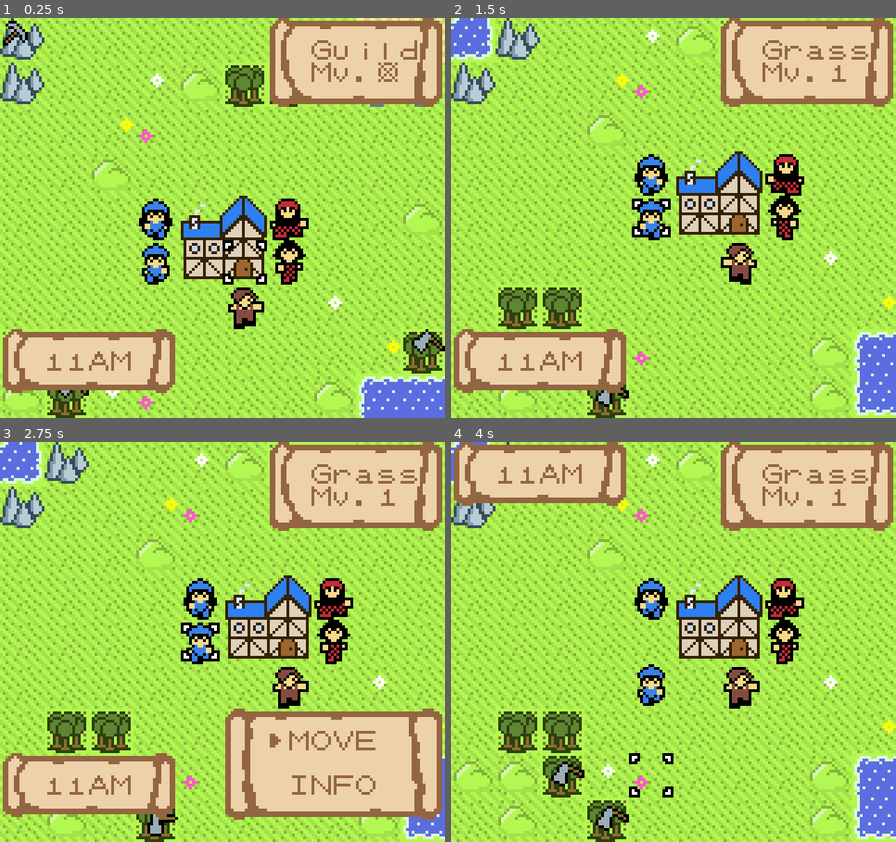
Above: before the commit, frames 1-4 (two rows, left to right).
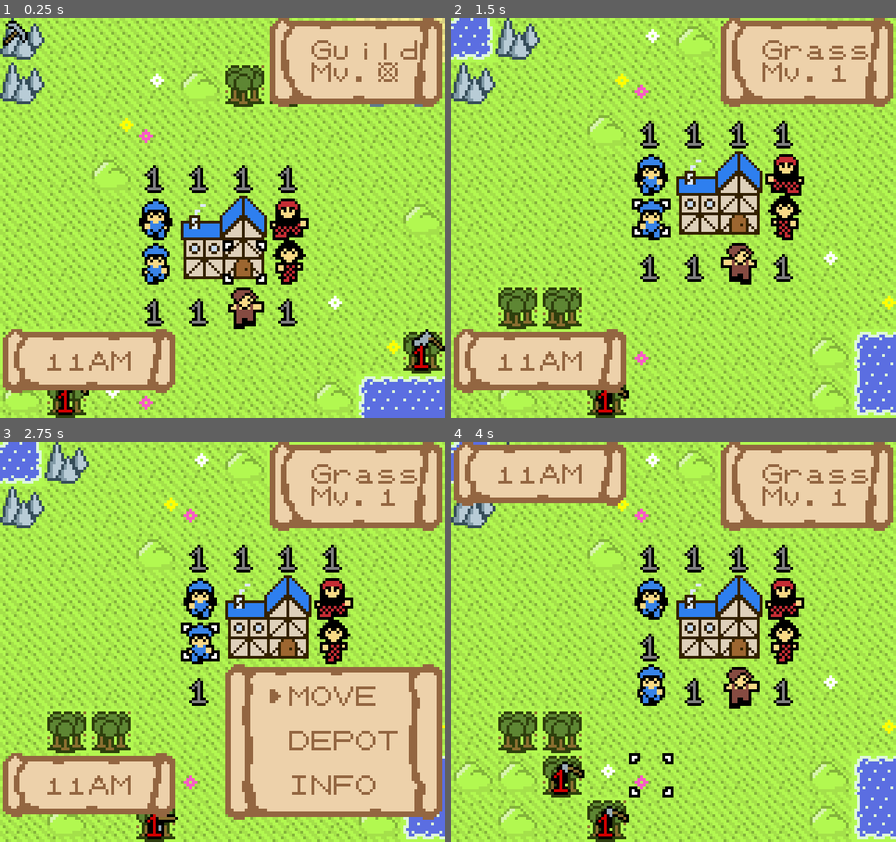
Above: after the commit, the same moments.

Repository: SummonerL/GuildBuilders
Game: Godot game, scene res://Scenes/Overworld/Overworld_Scene.tscn
The game is run twice, just before and just after one commit, with the same random seed, the same clock (stepped at 60 frames per second) and the same inputs. Sound files missing from this copy of the repository are replaced by a short silence.
Inputs:
- Up to frame 1 (0.25 s): no input
- Up to frame 2 (1.5 s): tap Enter (ui_accept) at 0.5, 0.77 s; hold Up (ui_up) from 0.53 s (still down)
- Up to frame 3 (2.75 s): tap Enter (ui_accept) at 1.52 s; release Up (ui_up) at 2.03 s; hold Left (ui_left) from 2.03 s (still down)
- Up to frame 4 (4 s): tap Enter (ui_accept) at 3.02, 3.77 s; release Left (ui_left) at 3.53 s; hold Down (ui_down) from 3.53 s (still down)

The runs differ from the first frame. In frame 1, 1.6% of the frame differs, in the area x 12-97%, y 36-100%; in frame 2, 1.4%; in frame 3, 7.8%, in the area x 32-100%, y 25-100%; in frame 4, 1.5%.

Commit message:
allow multiple actions per spot

Diff:
--- a/Autoload/Actions.gd
+++ b/Autoload/Actions.gd
@@ -49,6 +49,7 @@
 
 enum COMPLETE_ACTION_LIST {
 	MOVE,
+	DEPOT
 	FISH,
 	MINE,
 	CHOP,
@@ -61,6 +62,7 @@
 
 const ACTION_LIST_NAMES = [
 	'MOVE',
+	'DEPOT',
 	'FISH',
 	'MINE',
 	'CHOP',
--- a/Entities/Player/Units/Unit_Class.gd
+++ b/Entities/Player/Units/Unit_Class.gd
@@ -141,26 +141,34 @@
 		current_action_list = initial_action_list.duplicate()
 
 		# if there are any actions on our tile, based on the icon
-		var current_tile_action = map_actions.get_action_at_coordinates(Vector2(unit_pos_x, unit_pos_y))
+		var current_tile_actions = map_actions.get_actions_at_coordinates(Vector2(unit_pos_x, unit_pos_y))
 		var adjacent_tile_actions = []
 		var new_actions = []
 
-		if (current_tile_action):
-			new_actions.append(current_tile_action)
+		if (current_tile_actions.size() > 0):
+			new_actions += current_tile_actions
 
 		# check adjacent tiles
 
 		# north
-		adjacent_tile_actions.append(map_actions.get_action_at_coordinates(Vector2(unit_pos_x, unit_pos_y - 1)))
+		var north = map_actions.get_actions_at_coordinates(Vector2(unit_pos_x, unit_pos_y - 1))
+		if (north.size() > 0):
+			adjacent_tile_actions += north
 
 		# south
-		adjacent_tile_actions.append(map_actions.get_action_at_coordinates(Vector2(unit_pos_x, unit_pos_y + 1)))
+		var south = map_actions.get_actions_at_coordinates(Vector2(unit_pos_x, unit_pos_y + 1))
+		if (south.size() > 0):
+			adjacent_tile_actions += south
 
 		# east
-		adjacent_tile_actions.append(map_actions.get_action_at_coordinates(Vector2(unit_pos_x + 1, unit_pos_y)))
+		var east = map_actions.get_actions_at_coordinates(Vector2(unit_pos_x + 1, unit_pos_y))
+		if (east.size() > 0):
+			adjacent_tile_actions += east
 
 		# west
-		adjacent_tile_actions.append(map_actions.get_action_at_coordinates(Vector2(unit_pos_x - 1, unit_pos_y)))
+		var west = map_actions.get_actions_at_coordinates(Vector2(unit_pos_x - 1, unit_pos_y))
+		if (west.size() > 0):
+			adjacent_tile_actions += west
 
 		# make sure adjacent tiles apply (most actions require actually being on the tile)
 		for action in adjacent_tile_actions:
--- a/Scenes/Overworld/Action_Tracker.gd
+++ b/Scenes/Overworld/Action_Tracker.gd
@@ -10,7 +10,8 @@
 	0: 'FISH_SPOT_1',
 	1: 'FISH_SPOT_2',
 	2: 'WOODCUTTING_SPOT_1',
-	3: 'WOODCUTTING_SPOT_2'
+	3: 'WOODCUTTING_SPOT_2',
+	4: 'GUILD_SPOT_1'
 }
 
 # keep track of the kind of resources that can be gained on specific action spots
@@ -23,10 +24,11 @@
 
 # specific actions associated with these tiles
 onready var associated_actions = {
-	'FISH_SPOT_1': global_action_list.COMPLETE_ACTION_LIST.FISH,
-	'FISH_SPOT_2': global_action_list.COMPLETE_ACTION_LIST.FISH,
-	'WOODCUTTING_SPOT_1': global_action_list.COMPLETE_ACTION_LIST.CHOP,
-	'WOODCUTTING_SPOT_2': global_action_list.COMPLETE_ACTION_LIST.CHOP
+	'FISH_SPOT_1': [global_action_list.COMPLETE_ACTION_LIST.FISH],
+	'FISH_SPOT_2': [global_action_list.COMPLETE_ACTION_LIST.FISH],
+	'WOODCUTTING_SPOT_1': [global_action_list.COMPLETE_ACTION_LIST.CHOP],
+	'WOODCUTTING_SPOT_2': [global_action_list.COMPLETE_ACTION_LIST.CHOP],
+	'GUILD_SPOT_1': [global_action_list.COMPLETE_ACTION_LIST.DEPOT]
 }
 
 # list of actions in which still apply when adjacent
@@ -41,15 +43,15 @@
 	else:
 		return null
 
-func get_action_at_spot(spot):
+func get_actions_at_spot(spot):
 	return associated_actions[spot]
 
-func get_action_at_coordinates(vec2):
+func get_actions_at_coordinates(vec2):
 	var tile = get_cellv(vec2)
 	if (tile >= 0):
 		return associated_actions[ACTIONS[get_cellv(vec2)]]
 	else:
-		return null
+		return []
 
 func get_items_at_spot(spot):
 	return ITEMS_AT_SPOT[spot]
--- a/Scenes/Overworld/Overworld_Scene.tscn
+++ b/Scenes/Overworld/Overworld_Scene.tscn
@@ -49,6 +49,16 @@
 3/navigation_offset = Vector2( 0, 0 )
 3/shapes = [  ]
 3/z_index = 0
+4/name = "Guild_Spot_1"
+4/texture = ExtResource( 8 )
+4/tex_offset = Vector2( 0, 0 )
+4/modulate = Color( 1, 1, 1, 1 )
+4/region = Rect2( 0, 224, 16, 16 )
+4/tile_mode = 0
+4/occluder_offset = Vector2( 0, 0 )
+4/navigation_offset = Vector2( 0, 0 )
+4/shapes = [  ]
+4/z_index = 0
 
 [node name="Overworld_Scene" type="Node2D"]
 script = ExtResource( 2 )
@@ -82,11 +92,10 @@
 [node name="Action_Tracker" type="TileMap" parent="." groups=[
 "map_actions",
 ]]
-visible = false
 tile_set = SubResource( 1 )
 cell_size = Vector2( 16, 16 )
 format = 1
-tile_data = PoolIntArray( -524288, 0, 0, -393221, 1, 0, -393209, 3, 0, -393207, 0, 0, -262143, 2, 0, -7, 0, 0, 65544, 1, 0, 131076, 2, 0, 262140,  …(146 unchanged characters)…
+tile_data = PoolIntArray( -524288, 0, 0, -393221, 1, 0, -393209, 3, 0, -393207, 0, 0, -262143, 2, 0, -65538, 4, 0, -65537, 4, 0, -131072, 4, 0, -131071, 4, 0, -7, 0, 0, -2, 4, 0, -65535, 4, 0, 65534, 4, 0, 1, 4, 0, 131070, 4, 0, 131071, 4, 0, 65536, 4, 0, 65537, 4, 0, 65544, 1, 0, 131076, 2, 0, 262140,  …(146 unchanged characters)…
 script = ExtResource( 7 )
 
 [node name="12PM_Loop" type="AudioStreamPlayer" parent="."]
Binary file changed: Sprites/Actions/action_tracker_sheet.png
